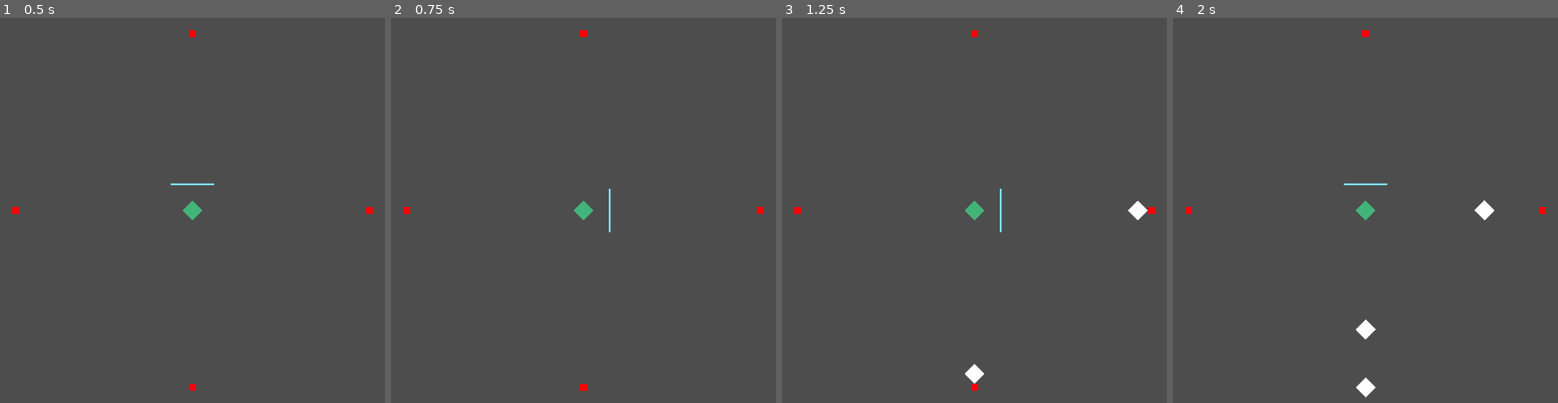
Above: before the commit, frames 1-4 (left to right).
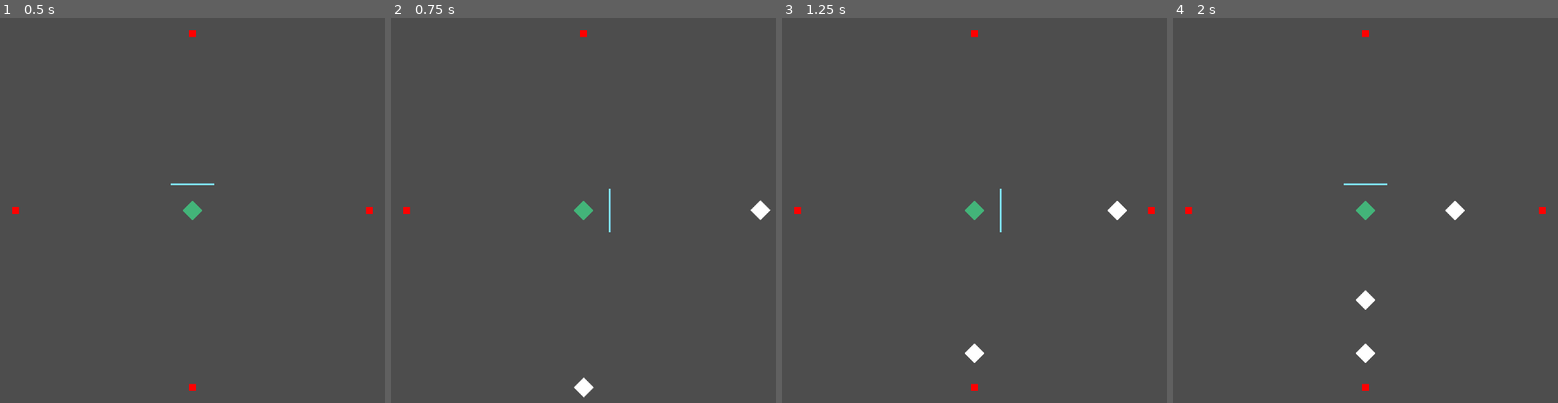
Above: after the commit, the same moments.

Repository: BluePolar282/Jame-Gam-58-2
Game: Godot game, scene res://Jame-Gam-58/Utilities/scenes/main_scene.tscn
Two runs of this game, one before a commit and one after it. Both use one fixed random seed, a clock stepped at 60 frames per second and the inputs below.
Inputs:
- Up to frame 1 (0.5 s): no input
- Up to frame 2 (0.75 s): tap Enter at 0.5 s; hold D (right) from 0.53 s (still down)
- Up to frame 3 (1.25 s): keep holding D (right)
- Up to frame 4 (2 s): release D (right) at 1.28 s; hold W (down) from 1.28 s (still down)

Frame 1 is identical in both runs. In frame 2, 0.3% of the frame differs, in the area x 47-99%, y 47-99%; in frame 3, 0.6%; in frame 4, 0.9%, in the area x 47-84%, y 47-99%.
Error after the commit: Invalid call. Nonexistent function 'queue_free' in base 'PackedScene'. (res://Jame-Gam-58/Utilities/scripts/bullet_spawner.gd:56)

Commit message:
continued
conitnued last commit

Diff:
--- a/Jame-Gam-58/Objects/scenes/bullet.tscn
+++ b/Jame-Gam-58/Objects/scenes/bullet.tscn
@@ -1,7 +1,6 @@
 [gd_scene load_steps=4 format=3 uid="uid://birhplnauwxjp"]
 
 [ext_resource type="Script" path="res://Jame-Gam-58/Objects/scripts/bullet.gd" id="1_fnqk2"]
-
 
 [sub_resource type="RectangleShape2D" id="RectangleShape2D_xm6sk"]
 size = Vector2(56, 56)
--- a/Jame-Gam-58/Objects/scripts/bullet.gd
+++ b/Jame-Gam-58/Objects/scripts/bullet.gd
@@ -1,6 +1,6 @@
 extends CharacterBody2D
 
-var SPEED = 10000
+var SPEED = 12000
 
 func _physics_process(delta: float) -> void:
 	move_and_slide()
--- a/Jame-Gam-58/Utilities/scenes/bullet_spawner.tscn
+++ b/Jame-Gam-58/Utilities/scenes/bullet_spawner.tscn
@@ -18,6 +18,7 @@
 shape = SubResource("CircleShape2D_ug583")
 
 [node name="Timer" type="Timer" parent="."]
+wait_time = 0.75
 autostart = true
 
 [connection signal="timeout" from="Timer" to="." method="_on_timer_timeout"]
--- a/Jame-Gam-58/Utilities/scripts/bullet_spawner.gd
+++ b/Jame-Gam-58/Utilities/scripts/bullet_spawner.gd
@@ -1,7 +1,11 @@
 extends Area2D
 
 var bullet = preload("res://Jame-Gam-58/Objects/scenes/bullet.tscn")
-var repeats := 10
+var repeats := 50
+var delay := false
+
+func _physics_process(delta: float) -> void:
+	set_bullet_delay()
 
 func _on_timer_timeout() -> void:
 	if repeats > 0:
@@ -11,8 +15,9 @@
 func spawn_bullet():
 	var spawned_bullet = bullet.instantiate()
 
-	add_child(spawned_bullet)
-
+	if delay == false:
+		add_child(spawned_bullet)
+	#---------------------------------------------------
 	if is_in_group("Top Spawner"):
 		spawned_bullet.add_to_group("Top Spawner")
 
@@ -24,6 +29,10 @@
 
 	if is_in_group("Left Spawner"):
 		spawned_bullet.add_to_group("Left Spawner")
+	#---------------------------------------------------
+	delay = true
+	await get_tree().create_timer(0.5).timeout
+	delay = false
 
 func set_bullet_amount(number1, number2, number3, number4):
 
@@ -43,8 +52,8 @@
 		print(number4)
 
 func set_bullet_delay():
-	var random = randi_range(1, 4)
-	set_bullet_amount(random, random, random, random)
+	if delay == true:
+		bullet.queue_free()
 
 func set_bullet_speed():
 	pass
